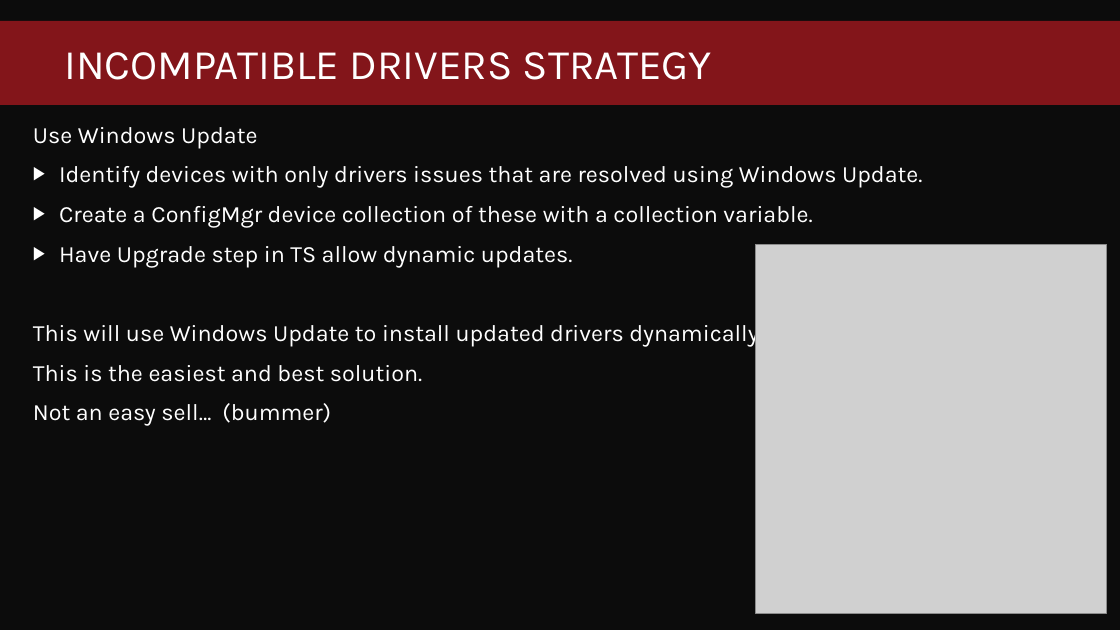
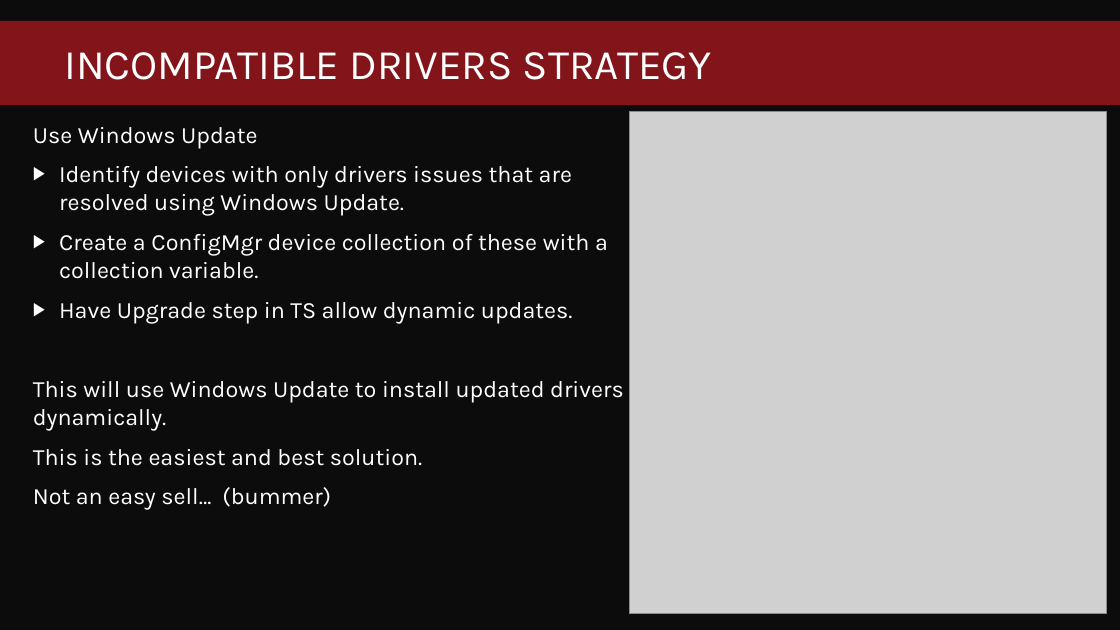
Before and after one commit to fredbainbridge/WindowsUpgradeReadiness, a slide deck: slide 21 of MMS 2017 - Windows Upgrade Readiness.pptx. Drawn at 1120x630 pixels with LibreOffice and Linux fonts; fonts in the diff are those of the drawing; grey boxes stand for pictures; background and template pictures are left out. Boxes give left, top, right and bottom in pixels: in the first picture for what was removed or moved away, otherwise in the second. Text is boxed around its words. In the diff, an @@ line names an element or a change of style, - is before the commit and + after.

```diff
--- a/MMS 2017 - Windows Upgrade Readiness.pptx
+++ b/MMS 2017 - Windows Upgrade Readiness.pptx
@@ text "Use Windows Update" rewrapped from bbox=[33, 127, 923, 426] to bbox=[33, 127, 624, 510] @@
@@ picture: place and size @@
-picture at bbox=[756, 245, 1107, 614]
+picture at bbox=[629, 112, 1107, 614]
```
Also in this commit, not shown: 2 other slides changed, 1 slide added.
